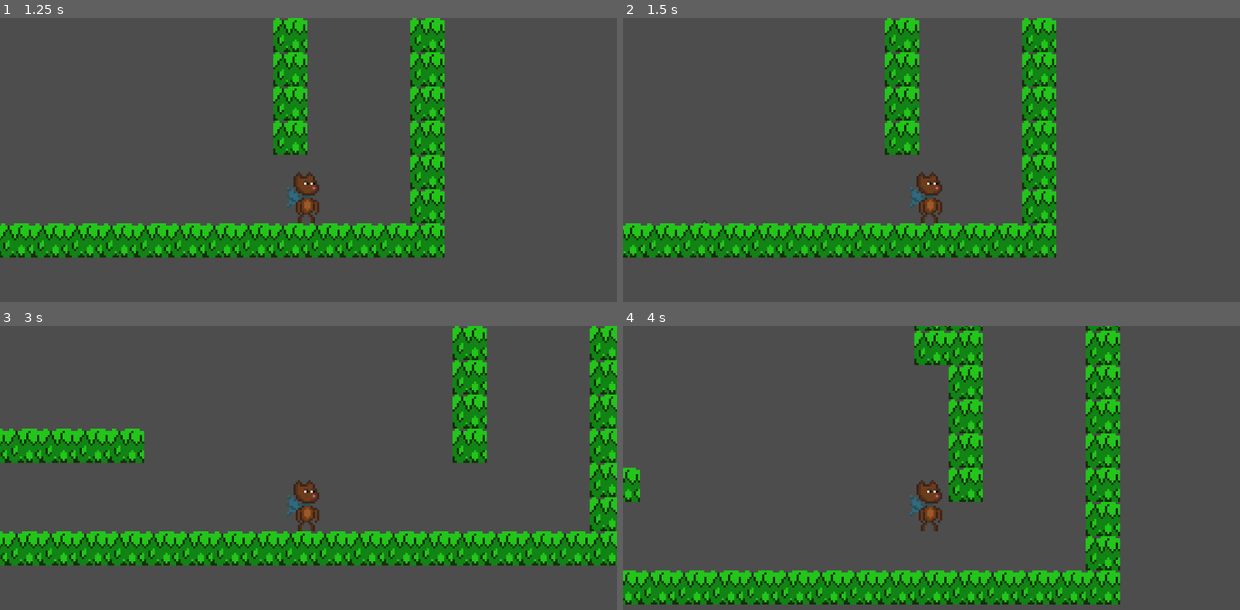
Above: before the commit, frames 1-4 (two rows, left to right).
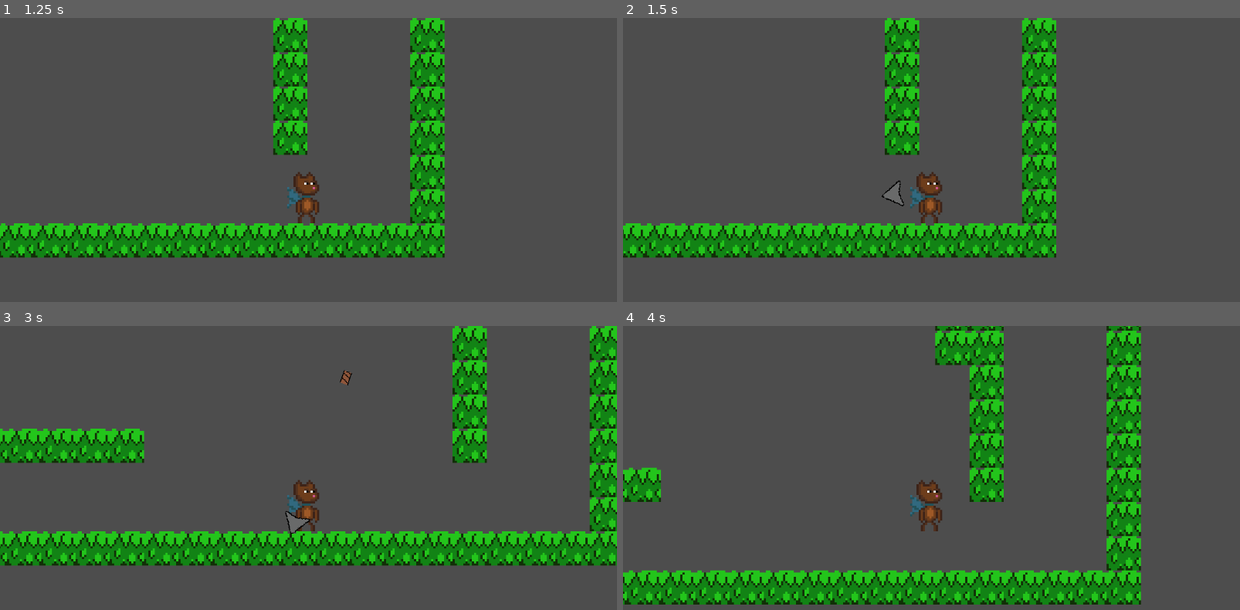
Above: after the commit, the same moments.

Repository: MichaelPherry/CapedSquirrel
Game: Godot game, scene res://scenes/testWorld.tscn
Same seed, same stepped clock (60 frames per second), same inputs: the game is played once before the commit and once after it.
Inputs (mouse positions are in pixels of both pictures, inside the frame that each line leads up to):
- Up to frame 1 (1.25 s): tap Enter (ui_accept) at 0.5, 0.77 s; move the mouse to (444, 174) at 0.52 s; hold Right (ui_right) from 0.53 s (still down); click (444, 174) at 0.6 s
- Up to frame 2 (1.5 s): release Right (ui_right) at 1.25 s; drag from (808, 208) to (900, 259) at 1.27 s
- Up to frame 3 (3 s): move the mouse to (370, 422) at 2.02 s; hold Left (ui_left) 2.03-2.75 s; click (370, 422) at 2.1 s; drag from (277, 567) to (123, 448) at 2.77 s
- Up to frame 4 (4 s): move the mouse to (1116, 550) at 3.52 s; hold Right (ui_right) from 3.53 s (still down); tap Shift (shift_key) at 3.6 s; tap Enter (ui_accept) at 3.77 s; click (1116, 550) at 3.8 s

Frame 1 is identical in both runs. In frame 2, 0.2% of the frame differs, in the area x 12-46%, y 57-73%; in frame 3, 0.2%; in frame 4, 18%, in the area x 0-84%, y 0-99%.
Error before the commit: Invalid assignment of property or key 'rotation' with value of type 'float' on a base object of type 'null instance'. (res://scripts/grapple.gd:34)

Commit message:
quick changes

Diff:
--- a/scenes/grapple.tscn
+++ b/scenes/grapple.tscn
@@ -1,7 +1,8 @@
-[gd_scene load_steps=4 format=3 uid="uid://busxs5bspth3h"]
+[gd_scene load_steps=5 format=3 uid="uid://busxs5bspth3h"]
 
 [ext_resource type="Script" path="res://scripts/grapple.gd" id="1_m8o7x"]
 [ext_resource type="Texture2D" uid="uid://cpc70s0bbcq45" path="res://Sprites/hook/hook.png" id="2_t5vca"]
+[ext_resource type="Texture2D" uid="uid://c6i07rfq64nep" path="res://Sprites/hook/rope.png" id="2_xdejg"]
 
 [sub_resource type="CapsuleShape2D" id="CapsuleShape2D_22swq"]
 radius = 2.0
@@ -10,13 +11,21 @@
 [node name="grapple" type="Node2D"]
 script = ExtResource("1_m8o7x")
 
+[node name="Links" type="Sprite2D" parent="."]
+texture_repeat = 2
+scale = Vector2(0.4, 0.4)
+texture = ExtResource("2_xdejg")
+offset = Vector2(0, 185)
+region_enabled = true
+region_rect = Rect2(0, 0, 16, 360)
+
 [node name="Tip" type="CharacterBody2D" parent="."]
 collision_layer = 2
 collision_mask = 2
 
 [node name="Hook" type="Sprite2D" parent="Tip"]
 position = Vector2(-1.19209e-07, -1.19209e-07)
-scale = Vector2(0.242187, 0.242187)
+scale = Vector2(0.4, 0.4)
 texture = ExtResource("2_t5vca")
 
 [node name="CollisionShape2D" type="CollisionShape2D" parent="Tip"]
--- a/scripts/grapple.gd
+++ b/scripts/grapple.gd
@@ -5,7 +5,7 @@
 var direction := Vector2(0,0)	# The direction in which the chain was shot
 var tip := Vector2(0,0)			# The global position the tip should be in
 
-var speed : int = 700
+var speed : int = 50
 var flying = false
 
 var player_pos
@@ -14,8 +14,8 @@
 	direction = direct.normalized()
 	player_pos = pos
 	Global.hook_pos = pos
-	if Global.upRight == true:
-		flying = true
+	#if Global.upRight == true:
+	flying = true
 
 func release():
 	flying = false
--- a/scripts/player scripts/player state machines/WallCling.gd
+++ b/scripts/player scripts/player state machines/WallCling.gd
@@ -19,7 +19,7 @@
 
 func enter():
 	parent.sprite.play(animation_name)
-
+	Global.can_hook = true
 
 	#get input, buffer jump if pressed and calculate movement direction
 	if PlayerData.jump_buffered:
Binary file added: Sprites/hook/rope.png
Not shown, added: Sprites/hook/rope.png.import
